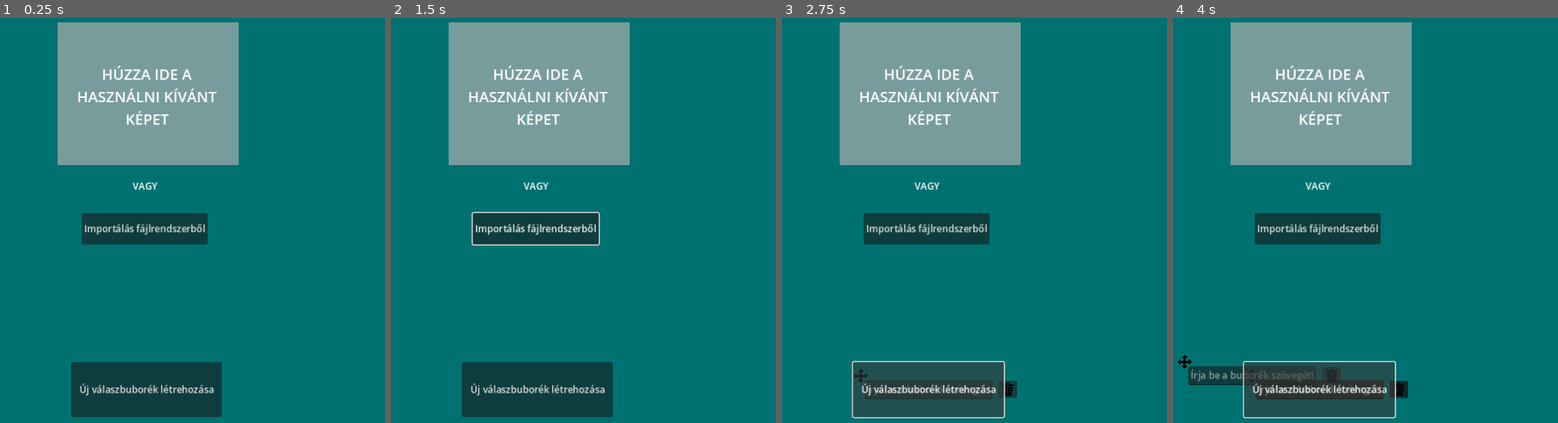
Above: before the commit, frames 1-4 (left to right).
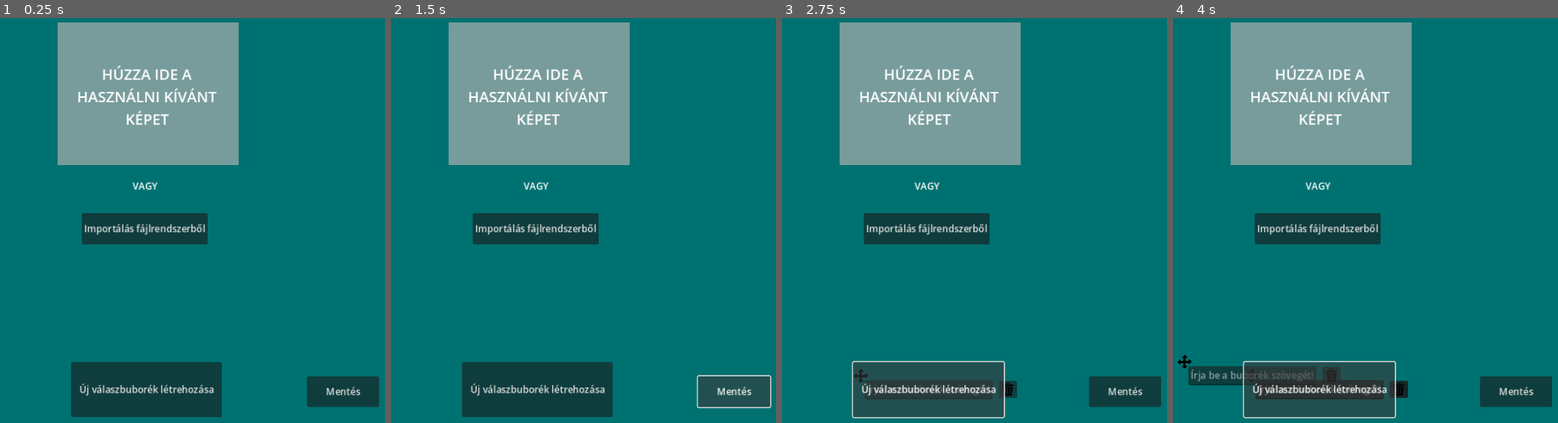
Above: after the commit, the same moments.

Repository: szuhi27/school-quiz-godot
Game: Godot game, scene res://quiz_maker_assets/quiz_maker.tscn
Same seed, same stepped clock (60 frames per second), same inputs: the game is played once before the commit and once after it.
Inputs (mouse positions are in pixels of both pictures, inside the frame that each line leads up to):
- Up to frame 1 (0.25 s): no input
- Up to frame 2 (1.5 s): click "Importálás fájlrendszerből" at 0.5 s; click (733, 390) at 1.25 s, where only the run after the commit has a clickable "Mentés"
- Up to frame 3 (2.75 s): click "Új válaszbuborék létrehozása" at 2 s
- Up to frame 4 (4 s): click (1319, 390) at 2.77 s; type "12" at 2.85 s; click (1250, 374) at 3.52 s

The runs differ from the first frame. In frame 1, 1.4% of the frame differs, in the area x 79-99%, y 88-96%; in frame 2, 1.9%, in the area x 20-99%, y 47-97%; in frame 3, 1.4%; in frame 4, 1.4%.

Commit message:
quiz saving work
still working on saving the quiz as zip

Diff:
--- a/quiz_maker_assets/quiz_maker.gd
+++ b/quiz_maker_assets/quiz_maker.gd
@@ -1,6 +1,7 @@
 extends Node
 
 var _image = Image
+var _zipfile = ZIPPacker
 
 func _ready() -> void:
 	get_tree().get_root().files_dropped.connect(_on_files_dropped)
@@ -31,3 +32,14 @@
 		$ImageImportGroup/ErrorMsg.text = "Nem megfelelő fájltípus!"
 
 #=====SAVING THE QUIZ=====
+
+func _on_save_button_pressed() -> void:
+	$SaveFileDialog.popup()
+
+func _on_save_file_dialog_confirmed() -> void:
+	pass # Replace with function body.
+
+func _save_quiz():
+	_zipfile = ZIPPacker.new()
+	_zipfile.write_file(_image)
+	_zipfile.close()
--- a/quiz_maker_assets/quiz_maker.tscn
+++ b/quiz_maker_assets/quiz_maker.tscn
@@ -133,6 +133,13 @@
 script = ExtResource("2_y8m76")
 answer_bubble = ExtResource("3_wj6vt")
 
+[node name="SaveButton" type="Button" parent="."]
+offset_left = 773.0
+offset_top = 696.0
+offset_right = 895.0
+offset_bottom = 748.0
+text = "Mentés"
+
 [node name="AnsweBubbleCreatotButton" type="Button" parent="."]
 offset_left = 374.0
 offset_top = 672.0
@@ -140,7 +147,20 @@
 offset_bottom = 765.0
 text = "Új válaszbuborék létrehozása"
 
+[node name="SaveFileDialog" type="FileDialog" parent="."]
+auto_translate_mode = 1
+initial_position = 4
+size = Vector2i(400, 300)
+ok_button_text = "Save"
+dialog_hide_on_ok = true
+access = 2
+filters = PackedStringArray("*.zip")
+show_hidden_files = true
+use_native_dialog = true
+
 [connection signal="pressed" from="ImageImportGroup/Button" to="." method="_on_button_pressed"]
 [connection signal="file_selected" from="ImageImportGroup/FileDialog" to="." method="_on_file_dialog_file_selected"]
+[connection signal="pressed" from="SaveButton" to="." method="_on_save_button_pressed"]
 [connection signal="button_down" from="AnsweBubbleCreatotButton" to="AnswerBubbleControl" method="_on_answe_bubble_creatot_button_button_down"]
 [connection signal="button_up" from="AnsweBubbleCreatotButton" to="AnswerBubbleControl" method="_on_answe_bubble_creatot_button_button_up"]
+[connection signal="confirmed" from="SaveFileDialog" to="." method="_on_save_file_dialog_confirmed"]
